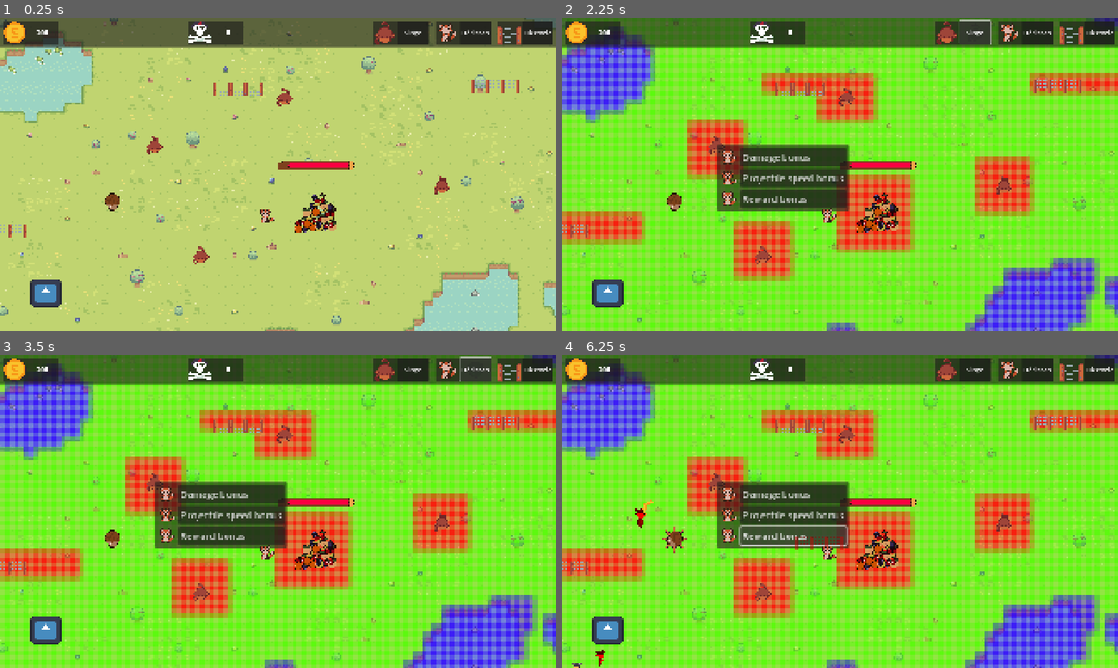
Above: before the commit, frames 1-4 (two rows, left to right).
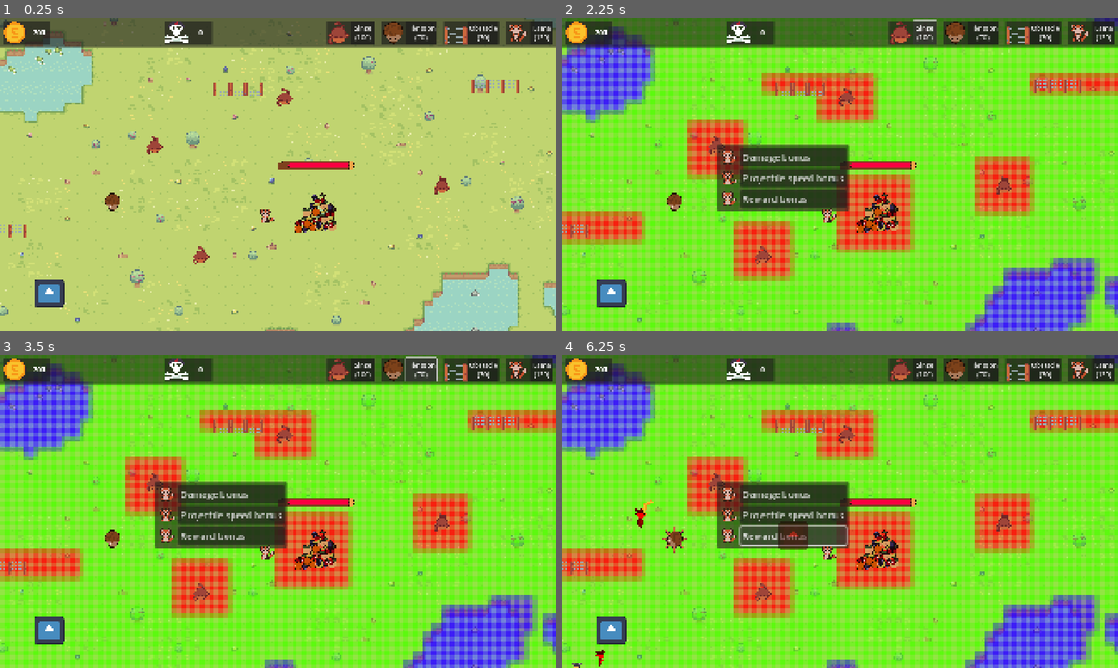
Above: after the commit, the same moments.

Repository: CreaJeu/PirateTowerDefense
Game: Godot game, scene res://scenes/main.tscn
Same seed, same stepped clock (60 frames per second), same inputs: the game is played once before the commit and once after it. The engine's default icon, where the game draws it, is replaced by a stand-in: a white triangle on a blue panel in a dark square.
Inputs (mouse positions are in pixels of both pictures, inside the frame that each line leads up to):
- Up to frame 1 (0.25 s): no input
- Up to frame 2 (2.25 s): click (717, 146) at 0.52 s; click "Damage bonus" at 1.25 s; click "Singe" (after the commit: "Singe (100)") at 2 s
- Up to frame 3 (3.5 s): click "Hérisson" (after the commit: "Hérisson (70)") at 2.75 s
- Up to frame 4 (6.25 s): click "Obstacle" (after the commit: "Obstacle (70)") at 3.5 s; click (1101, 370) at 4.25 s, where only the run after the commit has a clickable "Lama (120)"; click "Projectile speed bonus" at 5 s; click "Reward bonus" at 5.75 s

The runs differ from the first frame. In frame 1, 3.1% of the frame differs, in the area x 5-100%, y 1-93%; in frame 2, 3.2%; in frame 3, 3.3%; in frame 4, 3.8%.

Commit message:
Add lama

Diff:
--- a/scenes/allies/lama.tscn
+++ b/scenes/allies/lama.tscn
@@ -1,32 +1,35 @@
-[gd_scene load_steps=6 format=3 uid="uid://dqwy6ybmbe0ba"]
+[gd_scene load_steps=6 format=3 uid="uid://dpya8rmoqejip"]
 
 [ext_resource type="Script" uid="uid://dq6p8skjnkydr" path="res://scripts/lama.gd" id="1_qyjkb"]
 [ext_resource type="Texture2D" uid="uid://cn3wnfphg1psv" path="res://icon.svg" id="1_rhjgu"]
 [ext_resource type="PackedScene" uid="uid://bv2x5uatp3sw2" path="res://scenes/projectiles/bave_lama.tscn" id="2_ws7yr"]
 
+[sub_resource type="CircleShape2D" id="CircleShape2D_485p4"]
+radius = 28.0
+
 [sub_resource type="CircleShape2D" id="CircleShape2D_el7wl"]
 radius = 112.04
 
-[sub_resource type="CircleShape2D" id="CircleShape2D_485p4"]
-radius = 18.1108
-
-[node name="Lama" type="Area2D"]
+[node name="Lama" type="StaticBody2D"]
 script = ExtResource("1_qyjkb")
 projectile_scene = ExtResource("2_ws7yr")
 
 [node name="Sprite2D" type="Sprite2D" parent="."]
 texture_filter = 1
-position = Vector2(-6.00001, -0.499999)
 scale = Vector2(0.40625, 0.382812)
 texture = ExtResource("1_rhjgu")
 
+[node name="PhysicalShape" type="CollisionShape2D" parent="."]
+shape = SubResource("CircleShape2D_485p4")
+
+[node name="FiringArea" type="Area2D" parent="."]
+
+[node name="FiringRange" type="CollisionShape2D" parent="FiringArea"]
+shape = SubResource("CircleShape2D_el7wl")
+
 [node name="FiringCooldown" type="Timer" parent="."]
 
-[node name="FiringRange" type="CollisionShape2D" parent="."]
-position = Vector2(1, -2)
-shape = SubResource("CircleShape2D_el7wl")
+[node name="ConstructionRestriction" type="Area2D" parent="."]
 
-[node name="BuildRestriction" type="Area2D" parent="."]
-
-[node name="CollisionShape2D" type="CollisionShape2D" parent="BuildRestriction"]
+[node name="PhysicalShape" type="CollisionShape2D" parent="ConstructionRestriction"]
 shape = SubResource("CircleShape2D_485p4")
--- a/scenes/topbar.tscn
+++ b/scenes/topbar.tscn
@@ -6,9 +6,11 @@
 [ext_resource type="Texture2D" uid="uid://e45gkv48y5e" path="res://assets/sprites/Icon/coin.png" id="4_iwmr3"]
 [ext_resource type="PackedScene" uid="uid://daiy41eawth0k" path="res://scenes/allies/herisson.tscn" id="4_orvr8"]
 [ext_resource type="Texture2D" uid="uid://dnyjd5sn5b1oa" path="res://assets/UI/MortMortMort.png" id="5_eexb2"]
+[ext_resource type="PackedScene" uid="uid://dpya8rmoqejip" path="res://scenes/allies/lama.tscn" id="5_kkl76"]
 [ext_resource type="Texture2D" uid="uid://c3vfbkm2om0i8" path="res://assets/sprites/structure/Singe.png" id="6_eexb2"]
 [ext_resource type="Texture2D" uid="uid://drhx7ylohcbmh" path="res://assets/sprites/structure/barricade.png" id="6_iwmr3"]
 [ext_resource type="Texture2D" uid="uid://d10vils7u3b5c" path="res://assets/sprites/PUMPKIN1.png" id="7_tdc8a"]
+[ext_resource type="Texture2D" uid="uid://cmfn5u2kyfhxl" path="res://assets/sprites/structure/herisson.png" id="8_y6371"]
 
 [node name="Topbar" type="PanelContainer"]
 offset_right = 1920.0
@@ -17,6 +19,7 @@
 obstacle_scene = ExtResource("2_qous1")
 turret_scene = ExtResource("3_iwmr3")
 herisson_scene = ExtResource("4_orvr8")
+lama_scene = ExtResource("5_kkl76")
 
 [node name="HBoxContainer" type="HBoxContainer" parent="."]
 layout_mode = 2
@@ -126,7 +129,7 @@
 
 [node name="TextureRect" type="TextureRect" parent="HBoxContainer/HerissonMcont/PanelContainer/HBoxContainer"]
 layout_mode = 2
-texture = ExtResource("7_tdc8a")
+texture = ExtResource("8_y6371")
 expand_mode = 2
 
 [node name="Button" type="Button" parent="HBoxContainer/HerissonMcont/PanelContainer/HBoxContainer"]
@@ -159,3 +162,28 @@
 size_flags_horizontal = 3
 theme_override_font_sizes/font_size = 23
 text = "Obstacle"
+
+[node name="LamaMcont" type="MarginContainer" parent="HBoxContainer"]
+layout_mode = 2
+size_flags_horizontal = 3
+theme_override_constants/margin_left = 10
+theme_override_constants/margin_top = 10
+theme_override_constants/margin_right = 10
+theme_override_constants/margin_bottom = 10
+
+[node name="PanelContainer" type="PanelContainer" parent="HBoxContainer/LamaMcont"]
+layout_mode = 2
+
+[node name="HBoxContainer" type="HBoxContainer" parent="HBoxContainer/LamaMcont/PanelContainer"]
+layout_mode = 2
+
+[node name="TextureRect" type="TextureRect" parent="HBoxContainer/LamaMcont/PanelContainer/HBoxContainer"]
+layout_mode = 2
+texture = ExtResource("7_tdc8a")
+expand_mode = 2
+
+[node name="Button" type="Button" parent="HBoxContainer/LamaMcont/PanelContainer/HBoxContainer"]
+layout_mode = 2
+size_flags_horizontal = 3
+theme_override_font_sizes/font_size = 23
+text = "Lama"
--- a/scenes/turret.tscn
+++ b/scenes/turret.tscn
@@ -82,12 +82,12 @@
 text = "Reward bonus"
 alignment = 0
 
-[connection signal="mouse_exited" from="." to="." method="hide_upgrade_menu"]
-[connection signal="pressed" from="Button" to="." method="show_upgrade_menu"]
-
 [node name="FiringArea" type="Area2D" parent="."]
 
 [node name="FiringRange" type="CollisionShape2D" parent="FiringArea"]
 shape = SubResource("CircleShape2D_el7wl")
 
 [node name="FiringCooldown" type="Timer" parent="."]
+
+[connection signal="pressed" from="Button" to="." method="show_upgrade_menu"]
+[connection signal="mouse_exited" from="ConstructionRestriction" to="." method="hide_upgrade_menu"]
--- a/scripts/build_manager.gd
+++ b/scripts/build_manager.gd
@@ -3,9 +3,13 @@
 
 @export var obstacle_scene: PackedScene
 @export var turret_scene: PackedScene
+@export var lama_scene: PackedScene
+
 @export var obstacle_cost: int = 70
 @export var turret_cost: int = 100
 @export var herisson_cost: int = 70
+@export var lama_cost: int = 120
+
 @export var construction_mask: TileMapLayer
 
 @onready var obstacles = $"../Obstacles"
@@ -37,7 +41,7 @@
 	ghost_instance.set_collision_layer(0)
 	ghost_instance.set_collision_mask(1)
 
-	if ghost_instance is Turret or ghost_instance is Herisson:
+	if ghost_instance is Turret or ghost_instance is Herisson or ghost_instance is Lama:
 		ghost_instance.is_active = false
 		ghost_instance.get_node("FiringArea/FiringRange").disabled = true
 
@@ -59,8 +63,8 @@
 	var valid = false
 
 	if ghost_instance is Obstacle:
-		valid = can_build_at(ghost_instance.global_position, 12, 4, ghost_instance.rotation)
-	if ghost_instance is Turret or ghost_instance is Herisson:
+		valid = can_build_at(ghost_instance.global_position, 6, 2, ghost_instance.rotation)
+	if ghost_instance is Turret or ghost_instance is Herisson or ghost_instance is Lama:
 		var turret_size: Vector2 = ghost_instance.get_size()
 		valid = can_build_at(ghost_instance.global_position - (turret_size/2)*ghost_instance.restriction_width_tiles/2,
 		ghost_instance.restriction_width_tiles, ghost_instance.restriction_height_tiles, ghost_instance.rotation
@@ -103,7 +107,7 @@
 
 	if real_instance is Obstacle:
 		reserve_area_at(real_instance.global_position, 6, 2, blocked_land_atlas_coords, real_instance.rotation)
-	if real_instance is Turret or real_instance is Herisson:
+	if real_instance is Turret or real_instance is Herisson or ghost_instance is Lama:
 		var turret_size: Vector2 = ghost_instance.get_size()
 		reserve_area_at(ghost_instance.global_position - (turret_size/2)*ghost_instance.restriction_width_tiles/2,
 		ghost_instance.restriction_width_tiles, ghost_instance.restriction_height_tiles, blocked_land_atlas_coords, ghost_instance.rotation
--- a/scripts/enemy.gd
+++ b/scripts/enemy.gd
@@ -63,14 +63,14 @@
 
 
 func _on_attack_range_body_entered(body):
-	if body is Obstacle or body is Turret or body is Herisson:
+	if body is Obstacle or body is Turret or body is Herisson or body is Lama:
 		obstacles_in_range.append(body)
 		if not attack_timer.is_stopped():
 			return
 		attack_timer.start()
 
 func _on_attack_range_body_exited(body):
-	if body is Obstacle or body is Turret or body is Herisson:
+	if body is Obstacle or body is Turret or body is Herisson or body is Lama:
 		obstacles_in_range.erase(body)
 		if obstacles_in_range.is_empty():
 			attack_timer.stop()
@@ -88,7 +88,7 @@
 	attack_obstacle(obstacle)
 
 func attack_obstacle(obstacle: StaticBody2D):
-	if not (obstacle is Obstacle or obstacle is Turret or obstacle is Herisson):
+	if not (obstacle is Obstacle or obstacle is Turret or obstacle is Herisson or obstacle is Lama):
 		return
 
 	if is_instance_valid(obstacle):
@@ -102,14 +102,12 @@
 	queue_free()
 
 func hit_taken(damage_taken,slow_strength = 0,slow_duration = 0):
-
 	health -= damage_taken
 	if(slow_strength != 0):
 		if(speed == initial_speed): #eviter d'accumuler du slow
 			speed -= slow_strength
 			slow_timer.wait_time = slow_duration
 			slow_timer.start()
-
 
 	if(health<0):
 		die()
@@ -123,6 +121,5 @@
 	await get_tree().create_timer(time).timeout
 	$AnimatedSprite2D.modulate = Color(1, 1, 1) # Default (white, no tint)
 
-
 func _on_slow_timer_timeout() -> void:
 	speed = initial_speed
--- a/scripts/lama.gd
+++ b/scripts/lama.gd
@@ -1,26 +1,29 @@
 class_name Lama
-extends Area2D
+extends StaticBody2D
 @export var projectile_scene: PackedScene
 @export var fire_rate: float = 1.0 # seconds per shot
 @export var projectile_speed: float = 500.0
 @export var is_active: bool = true
-@export var restriction_width_tiles: int = 6
-@export var restriction_height_tiles: int = 6
+@export var restriction_width_tiles: int = 7
+@export var restriction_height_tiles: int = 7
 @export var damage: int = 2
 @export var slow_strength: int = 50
 @export var slow_duration: int = 2
+@export var max_health: int = 20
 
+var health: int
 var enemies_in_range: Array[Node2D] = []
 
 @onready var fire_timer: Timer = $FiringCooldown
 
 func _ready():
-	$BuildRestriction.add_to_group("build_blocker")
-	connect("body_entered", _on_body_entered)
-	connect("body_exited", _on_body_exited)
+	$ConstructionRestriction.add_to_group("build_blocker")
+	$FiringArea.connect("body_entered", _on_body_entered)
+	$FiringArea.connect("body_exited", _on_body_exited)
 	fire_timer.wait_time = fire_rate
 	fire_timer.start()
 	fire_timer.timeout.connect(_on_fire_timer_timeout)
+	health = max_health
 
 func get_size() -> Vector2:
 	return Vector2($Sprite2D.texture.get_width(), $Sprite2D.texture.get_height())
@@ -54,10 +57,41 @@
 	return closest
 
 func shoot_at(target: Node2D):
-
 	var projectile = projectile_scene.instantiate()
 	projectile.global_position = global_position
 	projectile.direction = (target.global_position - global_position).normalized()
 	projectile.speed = projectile_speed
 	projectile.projectile_stats(damage,slow_strength,slow_duration)
 	get_tree().current_scene.add_child(projectile)
+
+func get_overlapping_bodies():
+	return $ConstructionRestriction.get_overlapping_bodies()
+
+func take_damage(amount: int):
+	health -= amount
+	shake(0.15)  # Add shake effect when taking damage
+	if health <= 0:
+		on_destroyed()
+
+func on_destroyed():
+	Signals.obstacle_destroyed.emit(global_position, restriction_width_tiles, restriction_height_tiles, rotation)
+	queue_free()
+
+func shake(duration = 0.2, strength = 5.0):
+	var original_position = position
+
+	# Create a new tween
+	var tween = $Sprite2D.create_tween()
+	tween.set_parallel(true)
+
+	# Set up the shake effect using multiple property tweens
+	for i in range(int(duration * 20)):  # 20 steps per second
+		# Create random offset within the strength range
+		var random_x = randf_range(-strength, strength)
+		var random_y = randf_range(-strength, strength)
+	# Add property tween for this step
+		tween.tween_property(self, "position", original_position + Vector2(random_x, random_y), 0.05)
+
+	# Final tween to return to original position
+	tween.chain().tween_property(self, "position", original_position, 0.1)
+	tween.play()
--- a/scripts/topbar.gd
+++ b/scripts/topbar.gd
@@ -4,6 +4,8 @@
 @onready var button_obstacle = $HBoxContainer/ObstacleMcont/PanelContainer/HBoxContainer/Button
 @onready var button_turret = $HBoxContainer/SingeMcont/PanelContainer/HBoxContainer/Button
 @onready var button_herisson = $HBoxContainer/HerissonMcont/PanelContainer/HBoxContainer/Button
+@onready var button_lama = $HBoxContainer/LamaMcont/PanelContainer/HBoxContainer/Button
+
 @onready var label_money = $HBoxContainer/MoneyMCont/PanelContainer/HBoxContainer/LabelMoney
 @onready var label_kills = $HBoxContainer/KillsMCont/PanelContainer/HBoxContainer/LabelKills
 
@@ -11,14 +13,23 @@
 @export var obstacle_scene: PackedScene
 @export var turret_scene: PackedScene
 @export var herisson_scene: PackedScene
+@export var lama_scene: PackedScene
 
 func _ready():
 	Gamestate.money_changed.connect(update_money)
 	update_money(Gamestate.money)
 
 	button_obstacle.pressed.connect(on_button_obstacle)
+	button_obstacle.text = "Obstacle\n("+str(build_manager.obstacle_cost)+")"
+
 	button_turret.pressed.connect(on_button_turret)
+	button_turret.text = "Singe\n("+str(build_manager.turret_cost)+")"
+
 	button_herisson.pressed.connect(on_button_herisson)
+	button_herisson.text = "Hérisson\n("+str(build_manager.herisson_cost)+")"
+
+	button_lama.pressed.connect(on_button_lama)
+	button_lama.text = "Lama\n("+str(build_manager.lama_cost)+")"
 
 	Signals.enemy_died.connect(update_kills)
 	update_kills(0)
@@ -36,6 +47,11 @@
 	else:
 		button_turret.disabled = false
 
+	if build_manager.lama_cost > money:
+		button_lama.disabled = true
+	else:
+		button_lama.disabled = false
+
 	if build_manager.obstacle_cost > money:
 		button_obstacle.disabled = true
 	else:
@@ -52,3 +68,6 @@
 
 func on_button_herisson():
 	build_manager.start_build(herisson_scene, build_manager.herisson_cost)
+
+func on_button_lama():
+	build_manager.start_build(lama_scene, build_manager.lama_cost)
Not shown: 1 places in scenes/topbar.tscn that only renumber resources
Not shown: 1 places in scenes/turret.tscn that only renumber resources
